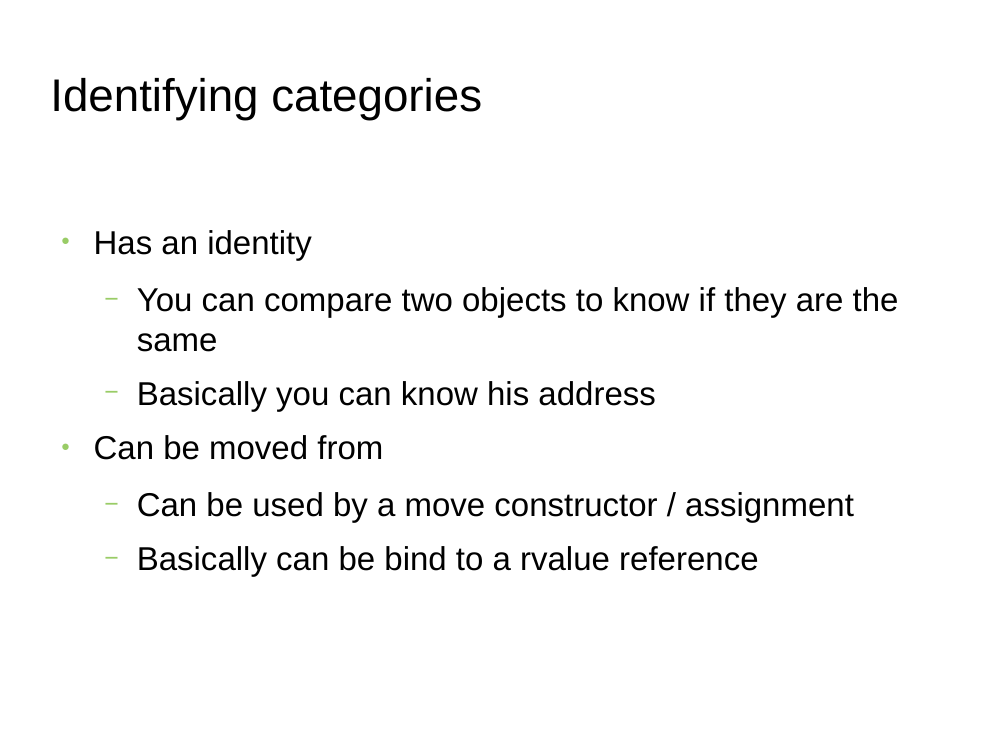
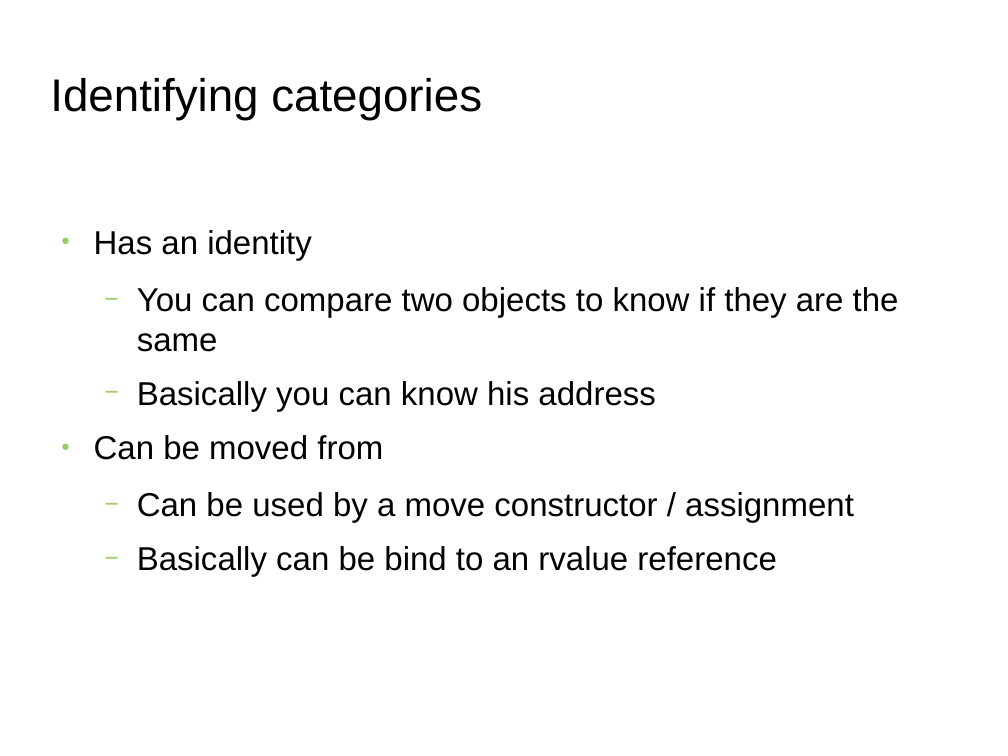
Before and after one commit to FranckRJ/CPP-trainings, a slide deck: slide 8 of traning-move.odp. Drawn at 1008x756 pixels with LibreOffice and Linux fonts; fonts in the diff are those of the drawing; background and template pictures are left out. Boxes give left, top, right and bottom in pixels: in the first picture for what was removed or moved away, otherwise in the second. Text is boxed around its words. In the diff, an @@ line names an element or a change of style, - is before the commit and + after.

```diff
--- a/traning-move.odp
+++ b/traning-move.odp
@@ text at [137,546,776,577]: text changed @@
-  − Basically can be bind to a rvalue reference
+  − Basically can be bind to an rvalue reference
```
Also in this commit, not shown: 3 other slides changed.
